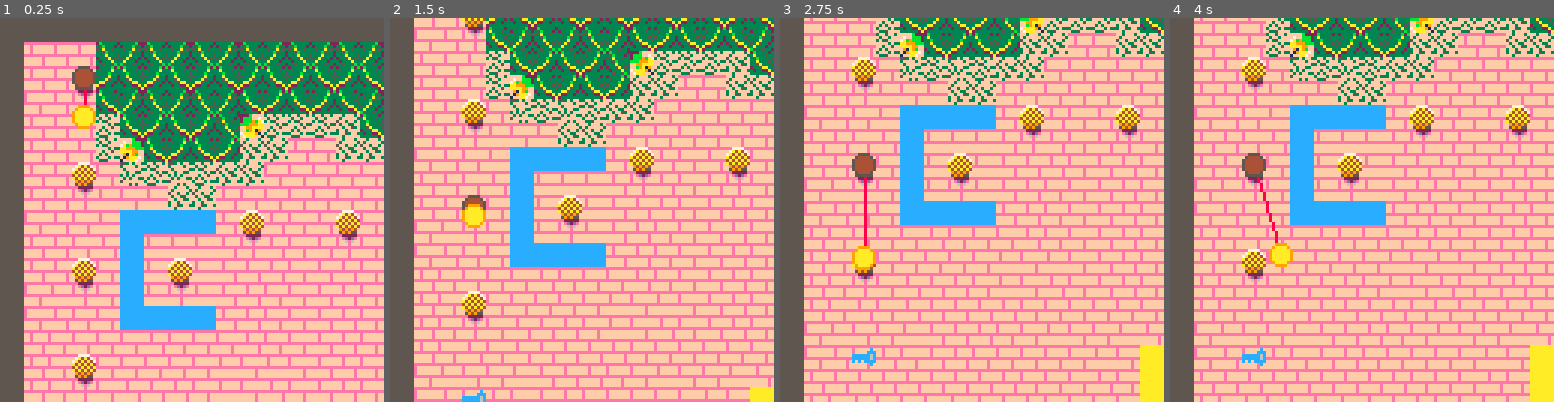
Above: before the commit, frames 1-4 (left to right).
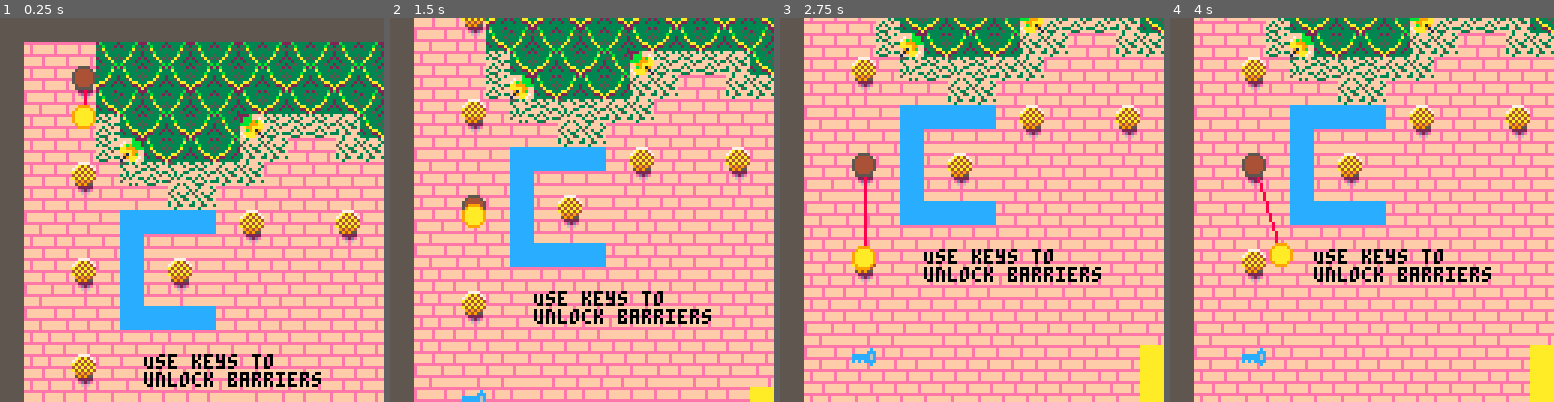
Above: after the commit, the same moments.

Repository: slembcke/ggj22
Game: PICO-8 cartridge ggj22.p8
Same seed, same stepped clock (60 frames per second), same inputs: the game is played once before the commit and once after it.
Inputs:
- Up to frame 1 (0.25 s): no input
- Up to frame 2 (1.5 s): tap X (X key) at 0.33, 1.07 s; tap O (Z key) at 0.7 s
- Up to frame 3 (2.75 s): hold Right 1.6-2.1 s; tap O (Z key) at 1.7, 2.1, 2.5 s; tap X (X key) at 1.85 s; hold Up 2.15-2.42 s; hold Right from 2.47 s (still down)
- Up to frame 4 (4 s): tap O (Z key) at 2.9, 3.3, 3.7 s; tap X (X key) at 2.97 s; release Right at 3.03 s; hold Left 3.08-3.58 s

The runs differ from the first frame. In frame 1, 1.4% of the frame differs, in the area x 37-84%, y 87-97%; in frame 2, 1.4%; in frame 3, 1.4%; in frame 4, 1.4%.

Commit message:
Adding some text messages.

Diff:
--- a/ggj22.p8
+++ b/ggj22.p8
@@ -177,13 +177,29 @@
 	camera(max(0, min(cx - 64, 128*7)), max(0, min(cy - 64, 128*3)))
 
 	map(0, 0, 0, 0)
+
+	poke(0x5F36, 0x40) -- disable scrolling
+
+	cursor(48, 112, 0)
+	print("Use keys to\nunlock barriers")
+
+	cursor(330, 100, 0)
+	print("Some holds are\ncolor sensitive")
+
+	if anchor.x1 == 60 and anchor.y1 == 276 then
+		cursor(48, 316, 0)
+		print("The end")
+	end
+
 	line(dot0.x1, dot0.y1, dot1.x1, dot1.y1, 8)
 	palt(0x0080) -- Red transparent
 	spr(122, dot0.x1 - 4, dot0.y1 - 4)
 	spr(123, dot1.x1 - 4, dot1.y1 - 4)
 
 	camera()
+	cursor()
 	if dbg_msg then print(dbg_msg) end
+	-- print("x: "..flr(anchor.x1).." y: "..flr(anchor.y1))
 	-- print(have_keys)
 end
 
